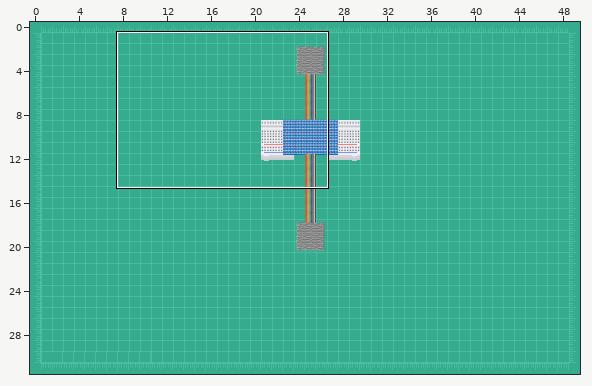
Level history. Tiled map (JSON): src/maps/adventure1.json. The picture above shows the old version from afar; the outline marks the close-up.
Close-up. First the earlier version:
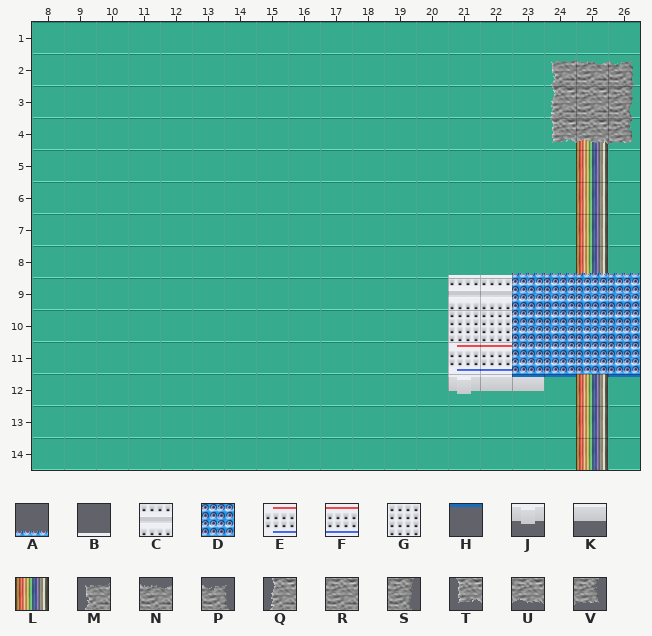
Cells are 32x32 px. Shown: x 8..26, y 1..14. The commit also changed other parts of the map, which this record leaves out.
Key: from "floor_gaffa": A 3, B 10, C 11, D 12, E 18, F 19, G 20, H 22, J 27, K 28, L 36, M 54, N 55, P 56, Q 63, R 64, S 65, T 72, U 73, V 74.
_ is an empty cell.
Layers that did not change in this view are not listed.
Layer "Base" before, first column x 8:
 1 ___________________
 2 ___________________
 3 ___________________
 4 ___________________
 5 ___________________
 6 ___________________
 7 ___________________
 8 _____________BBB___
 9 _____________CCC___
10 _____________GGG___
11 _____________EFF___
12 _____________JKK___
13 ___________________
14 ___________________
Layer "Routes" before, first column x 8:
 1 ___________________
 2 ___________________
 3 ___________________
 4 _________________L_
 5 _________________L_
 6 _________________L_
 7 _________________L_
 8 _________________L_
 9 _________________L_
10 _________________L_
11 _________________L_
12 _________________L_
13 _________________L_
14 _________________L_
Layer "Objects_Bottom" before, first column x 8:
 1 ___________________
 2 ________________MNP
 3 ________________QRS
 4 ________________TUV
 5 ___________________
 6 ___________________
 7 ___________________
 8 ___________________
 9 ___________________
10 ___________________
11 ___________________
12 ___________________
13 ___________________
14 ___________________
Layer "Bridge" before, first column x 8:
 1 ___________________
 2 ___________________
 3 ___________________
 4 ___________________
 5 ___________________
 6 ___________________
 7 ___________________
 8 _______________AAAA
 9 _______________DDDD
10 _______________DDDD
11 _______________DDDD
12 _______________HH_H
13 ___________________
14 ___________________
And afterwards:
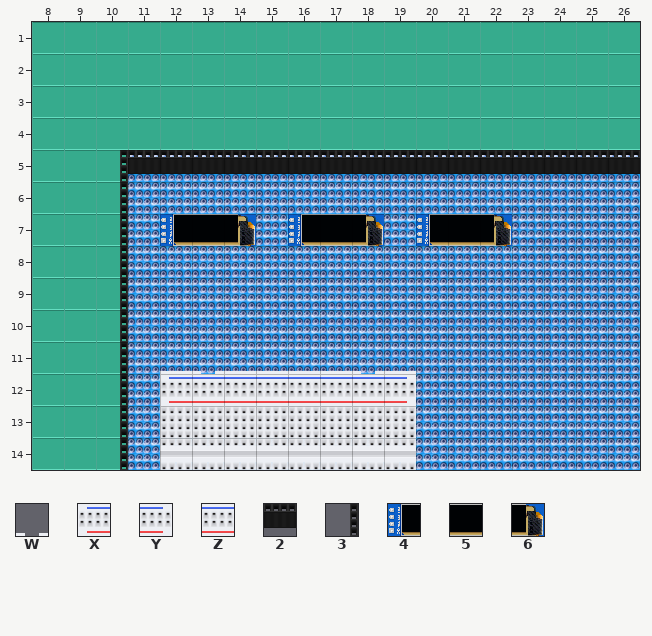
Further tiles: from "floor_gaffa": W 9, X 18 flipped up-down, Y 18 turned 180, Z 19 flipped up-down; from "objects_gaffa": 2 2, 3 3 flipped left-right, 4 4, 5 5, 6 6.
Edits made:
{"where": "layer \"Base\""}
{"y":5,"x":11,"old":"________________","new":"DDDDDDDDDDDDDDDD"}
{"y":6,"x":11,"old":"________________","new":"DDDDDDDDDDDDDDDD"}
{"y":7,"x":11,"old":"_","new":"D"}
{"y":7,"x":15,"old":"_","new":"D"}
{"y":7,"x":19,"old":"_","new":"D"}
{"y":7,"x":23,"old":"____","new":"DDDD"}
{"y":8,"x":11,"old":"__________BBB___","new":"DDDDDDDDDDDDDDDD"}
{"y":9,"x":11,"old":"__________CC","new":"DDDDDDDDDDDD"}
{"y":10,"x":11,"old":"__________GG","new":"DDDDDDDDDDDD"}
{"y":11,"x":11,"old":"__________EF","new":"DDDDDDDDDDDD"}
{"y":12,"x":11,"old":"_","new":"D"}
{"y":12,"x":20,"old":"_JKK___","new":"DDDDDDD"}
{"y":13,"x":11,"old":"_","new":"D"}
{"y":13,"x":20,"old":"_______","new":"DDDDDDD"}
{"y":14,"x":11,"old":"________________","new":"DDDDDDDDDDDDDDDD"}
{"where": "layer \"Routes\""}
{"y":4,"x":25,"old":"L","new":"_"}
{"y":5,"x":25,"old":"L","new":"_"}
{"y":6,"x":25,"old":"L","new":"_"}
{"y":7,"x":25,"old":"L","new":"_"}
{"y":8,"x":25,"old":"L","new":"_"}
{"y":12,"x":25,"old":"L","new":"_"}
{"y":13,"x":25,"old":"L","new":"_"}
{"y":14,"x":25,"old":"L","new":"_"}
{"where": "layer \"Objects_Bottom\""}
{"y":2,"x":24,"old":"MNP","new":"___"}
{"y":3,"x":24,"old":"QRS","new":"___"}
{"y":4,"x":24,"old":"TUV","new":"___"}
{"y":5,"x":10,"old":"_________________","new":"32222222222222222"}
{"y":6,"x":10,"old":"_","new":"3"}
{"y":7,"x":10,"old":"_","new":"3"}
{"y":7,"x":12,"old":"___","new":"456"}
{"y":7,"x":16,"old":"___","new":"456"}
{"y":7,"x":20,"old":"___","new":"456"}
{"y":8,"x":10,"old":"_","new":"3"}
{"y":9,"x":10,"old":"_","new":"3"}
{"y":10,"x":10,"old":"_","new":"3"}
{"y":11,"x":10,"old":"_","new":"3"}
{"y":11,"x":12,"old":"________","new":"BWBBBBWB"}
{"y":12,"x":10,"old":"_","new":"3"}
{"y":12,"x":12,"old":"________","new":"XZZZZZZY"}
{"y":13,"x":10,"old":"_","new":"3"}
{"y":13,"x":12,"old":"________","new":"GGGGGGGG"}
{"y":14,"x":10,"old":"_","new":"3"}
{"y":14,"x":12,"old":"________","new":"CCCCCCCC"}
{"where": "layer \"Bridge\""}
{"y":8,"x":23,"old":"AAAA","new":"____"}
{"y":12,"x":23,"old":"HH","new":"__"}
{"y":12,"x":26,"old":"H","new":"_"}
